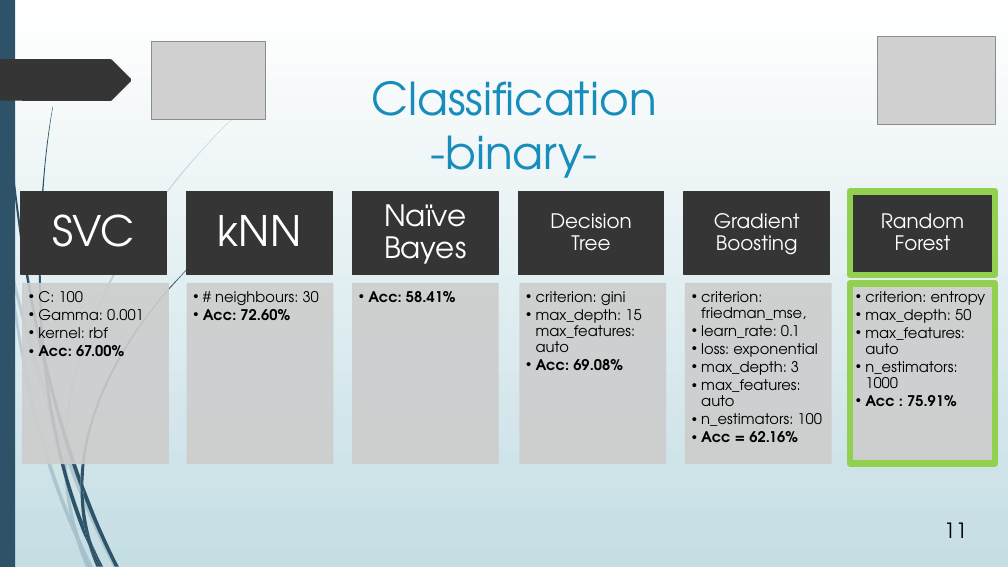
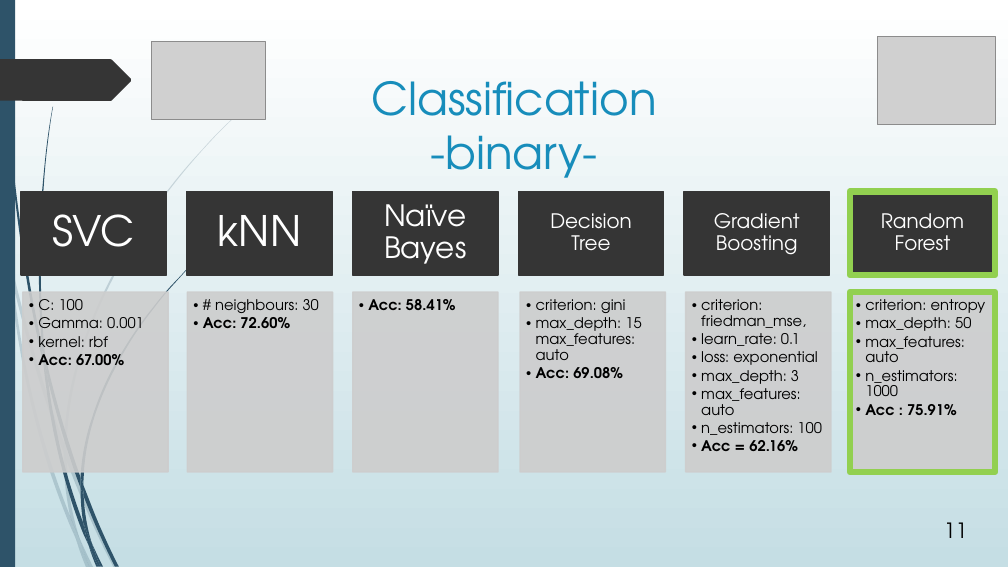
Before and after one commit to avasile96/CAD, a slide deck: slide 11 of Presentation_updated.pptx. Drawn at 1008x567 pixels with LibreOffice and Linux fonts; fonts in the diff are those of the drawing; grey boxes stand for pictures. Boxes give left, top, right and bottom in pixels: in the first picture for what was removed or moved away, otherwise in the second. Text is boxed around its words. In the diff, an @@ line names an element or a change of style, - is before the commit and + after.

```diff
--- a/Presentation_updated.pptx
+++ b/Presentation_updated.pptx
@@ 6 texts, 6 rectangles moved together from (x1=23, y1=284, x2=995, y2=464) to (x1=23, y1=292, x2=995, y2=472) @@
```
Also in this commit, not shown: 1 other slide changed, 1 slide added.
